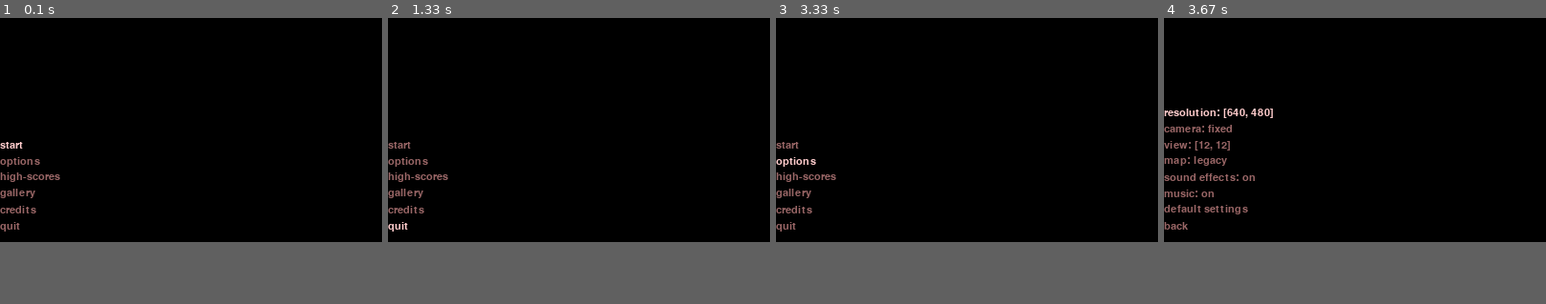
Above: before the commit, frames 1-4 (left to right).
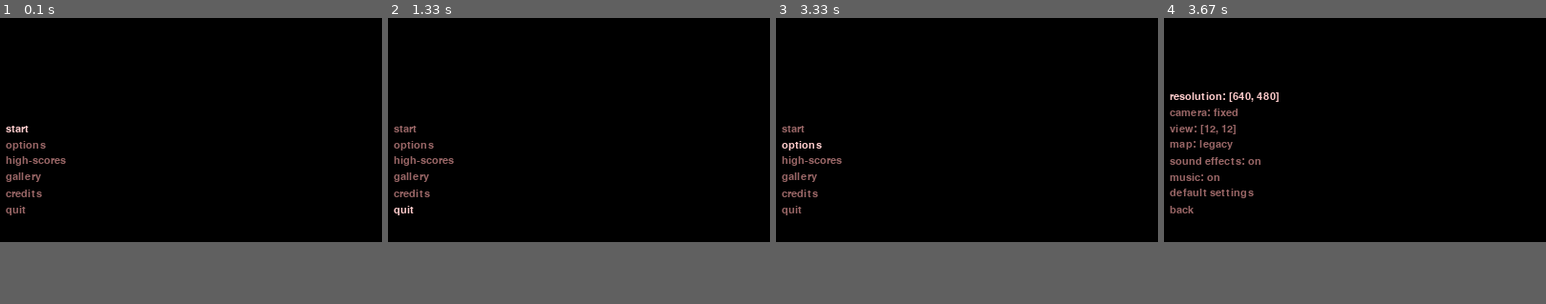
Above: after the commit, the same moments.

Repository: skymandr/brandmateriel
Game: pygame game, started from brandmateriel/brand.py
Same seed, same stepped clock (60 frames per second), same inputs: the game is played once before the commit and once after it. The source is Python 2; it was converted automatically to run under Python 3.
Inputs:
- Up to frame 1 (0.1 s): no input
- Up to frame 2 (1.33 s): tap D at 0.33 s; hold Up from 1.17 s (still down)
- Up to frame 3 (3.33 s): release Up at 1.63 s; tap J at 2.17 s; hold Left 2.5-3.03 s; hold Down from 3.07 s (still down)
- Up to frame 4 (3.67 s): release Down at 3.37 s; hold Left from 3.4 s (still down)
The pictures show only the part of the screen within x 0-50%, y 41-91%; the shares and areas given below are measured in that part.

The runs differ from the first frame. In frame 1, 1.3% of the frame differs, in the area x 0-18%, y 37-75%; in frame 2, 1.3%; in frame 3, 1.3%; in frame 4, 3.2%, in the area x 0-30%, y 26-74%.

Commit message:
TWEAK: Martin suggested menu padding; implemented.

Diff:
--- a/brandmateriel/src/menu.py
+++ b/brandmateriel/src/menu.py
@@ -272,12 +272,12 @@
 
         if i[1][0] in ("list", "toggle"):
 
-            text = font.render("{0}: {1}".format(i[0], i[1][2][i[1][1]]), True,
+            text = font.render("  {0}: {1}  ".format(i[0], i[1][2][i[1][1]]), True,
                                colour)
 
         else:
 
-            text = font.render("{0}".format(i[0]), True, colour)
+            text = font.render("  {0}  ".format(i[0]), True, colour)
 
         if centre:
 
@@ -288,6 +288,6 @@
         else:
 
             textpos = text.get_rect(centery=resolution[1] -
-                                    (1 + fontsize) * (len(menu.items) - n))
+                                    (1 + fontsize) * (len(menu.items) - n + 1))
 
         surface.blit(text, textpos)
